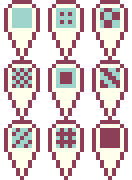
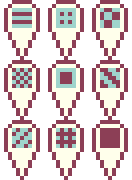
Two versions of the same layered image (132x180). Layer-by-layer changes:
painted on "Layer 1" over left=12, top=12, right=32, bottom=24
